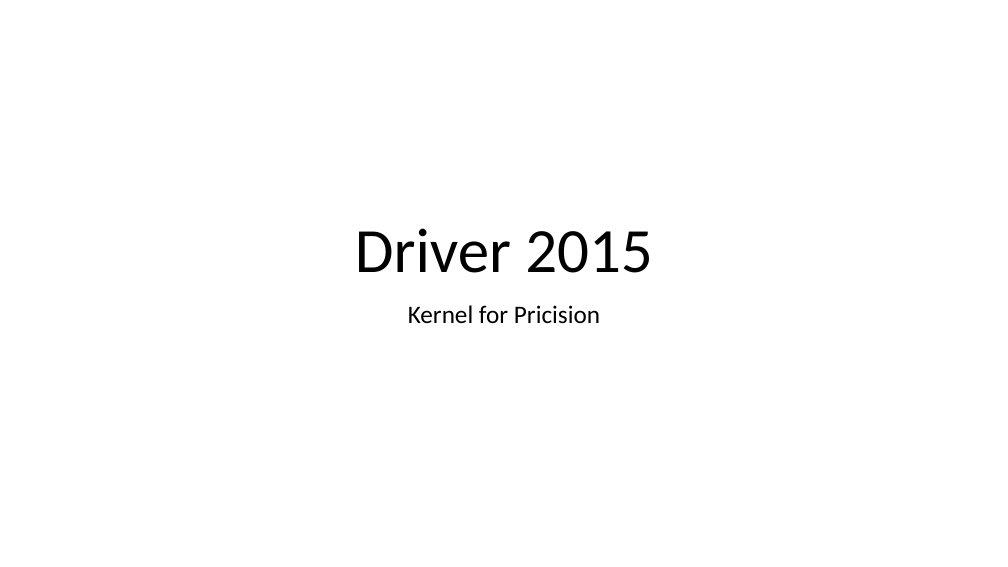
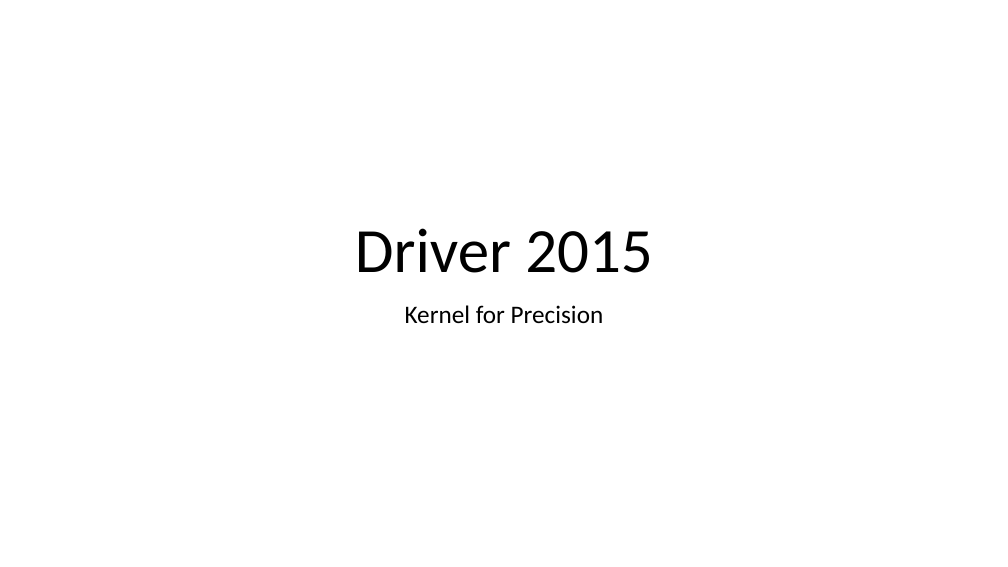
Before and after one commit to wadezyb/driver2015bldc, a slide deck: slide 1 of ppt/driver2015.pptx. Drawn at 1008x567 pixels with LibreOffice and Linux fonts; fonts in the diff are those of the drawing. Boxes give left, top, right and bottom in pixels: in the first picture for what was removed or moved away, otherwise in the second. Text is boxed around its words. In the diff, an @@ line names an element or a change of style, - is before the commit and + after.

Commit message:
add some conten in the ppt

```diff
--- a/ppt/driver2015.pptx
+++ b/ppt/driver2015.pptx
@@ subtitle at box(405, 305, 604, 324): text changed @@
-Kernel for Pricision
+Kernel for Precision
```
